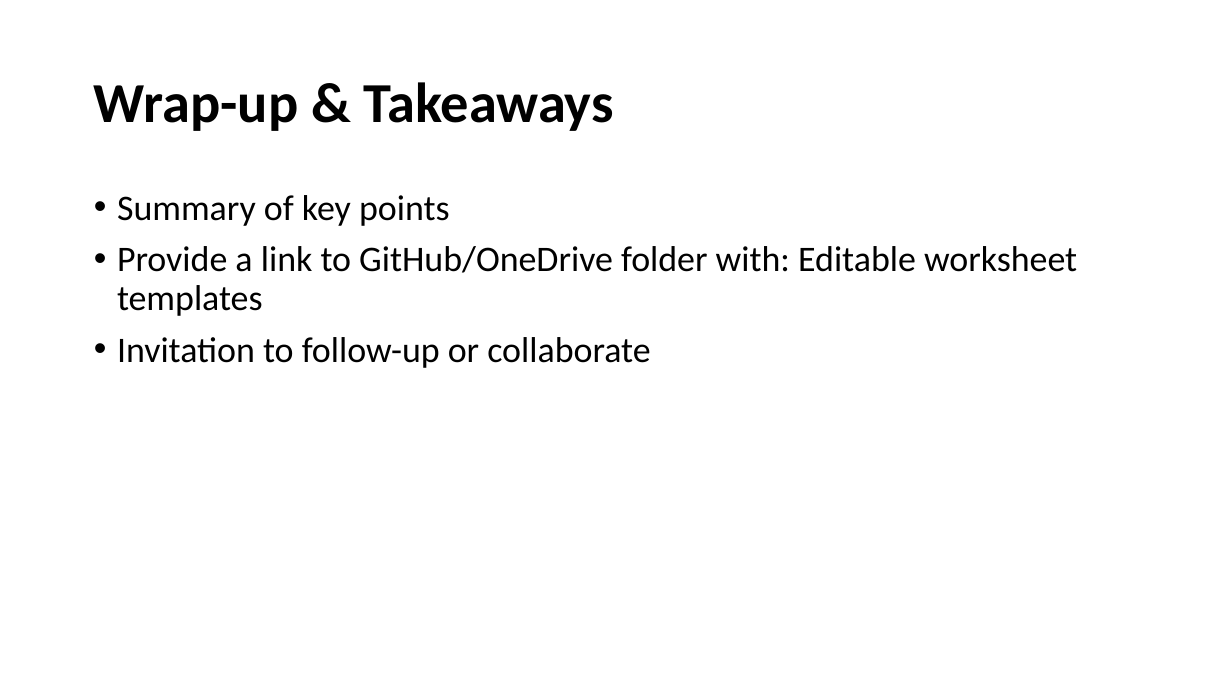
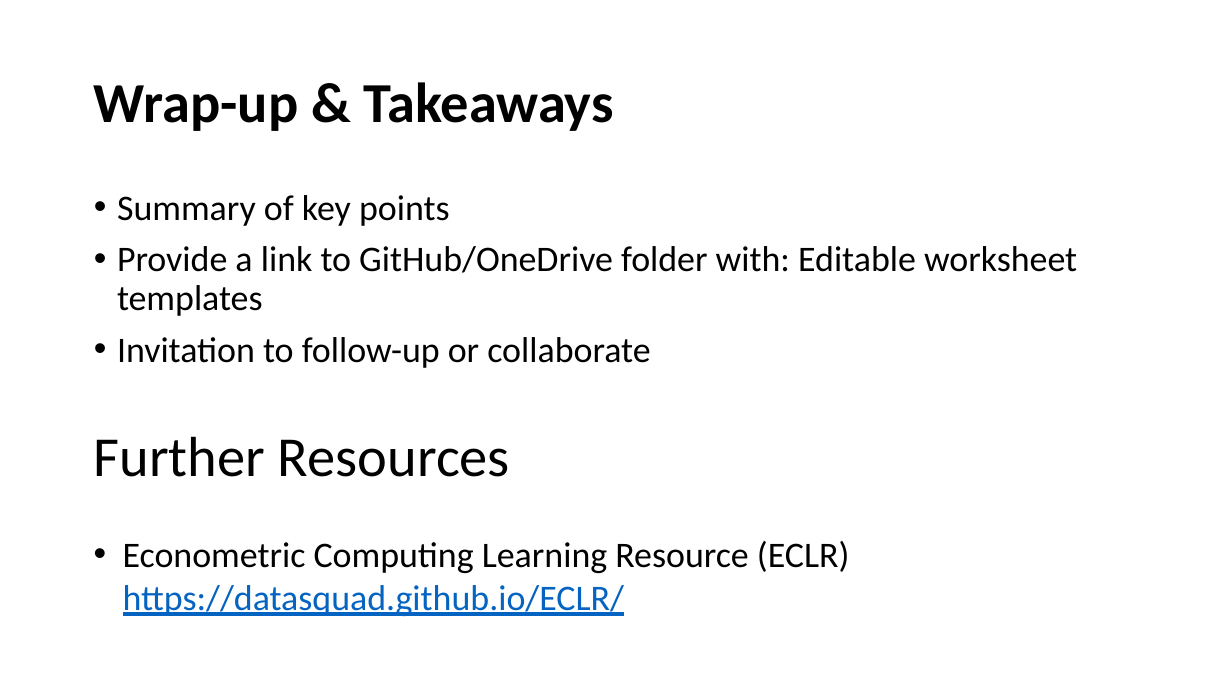
Before and after one commit to datasquad/DEE2025_coding, a slide deck: slide 35 of DEE2025 workshop slides Becker Zhu present.pptx. Drawn at 1232x693 pixels with LibreOffice and Linux fonts; fonts in the diff are those of the drawing. Boxes give left, top, right and bottom in pixels: in the first picture for what was removed or moved away, otherwise in the second. Text is boxed around its words. In the diff, an @@ line names an element or a change of style, - is before the commit and + after.

Commit message:
Added ECLR link and edited presentation

```diff
--- a/DEE2025 workshop slides Becker Zhu present.pptx
+++ b/DEE2025 workshop slides Becker Zhu present.pptx
@@ text added at (x1=94, y1=436, x2=850, y2=616), 28 pt, text #000000 @@
+Further Resources
+• Econometric Computing Learning Resource (ECLR)
+  https://datasquad.github.io/ECLR/
```
Also in this commit, not shown: 1 other slide changed, 1 slide added, 1 slide removed, 4 other files.
